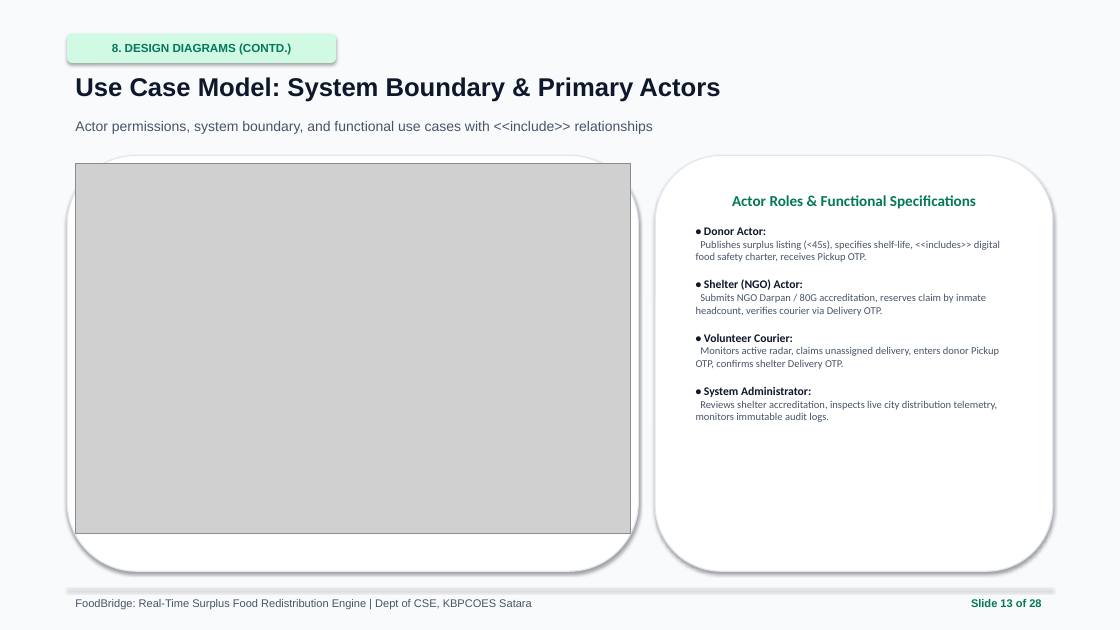
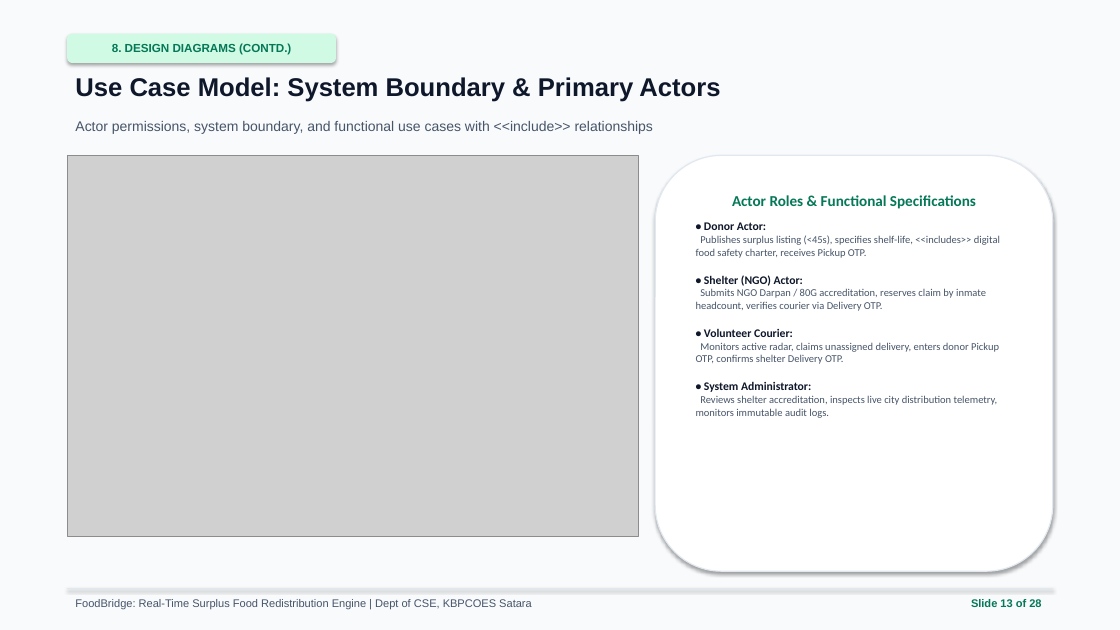
Before and after one commit to codewithyogeshh/Update_FoodBridge, a slide deck: slide 13 of reports/FoodBridge_Project_Presentation_Phase1.pptx. Drawn at 1120x630 pixels with LibreOffice and Linux fonts; fonts in the diff are those of the drawing; grey boxes stand for pictures. Boxes give left, top, right and bottom in pixels: in the first picture for what was removed or moved away, otherwise in the second. Text is boxed around its words. In the diff, an @@ line names an element or a change of style, - is before the commit and + after.

```diff
--- a/reports/FoodBridge_Project_Presentation_Phase1.pptx
+++ b/reports/FoodBridge_Project_Presentation_Phase1.pptx
@@ picture resized from (x1=76, y1=164, x2=630, y2=534) to (x1=67, y1=155, x2=639, y2=536) @@
@@ rounded rectangle removed at (x1=67, y1=155, x2=639, y2=571) @@
@@ text in rounded rectangle at (x1=696, y1=222, x2=1000, y2=418): more space between paragraphs @@
```
Also in this commit, not shown: 3 other slides changed, 7 other files.
